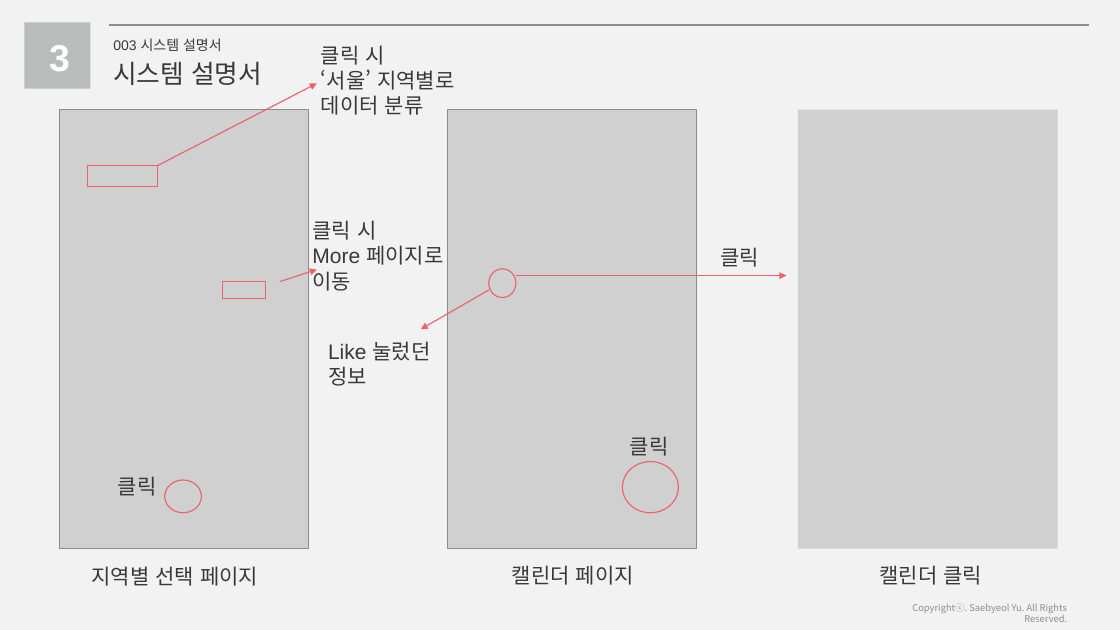
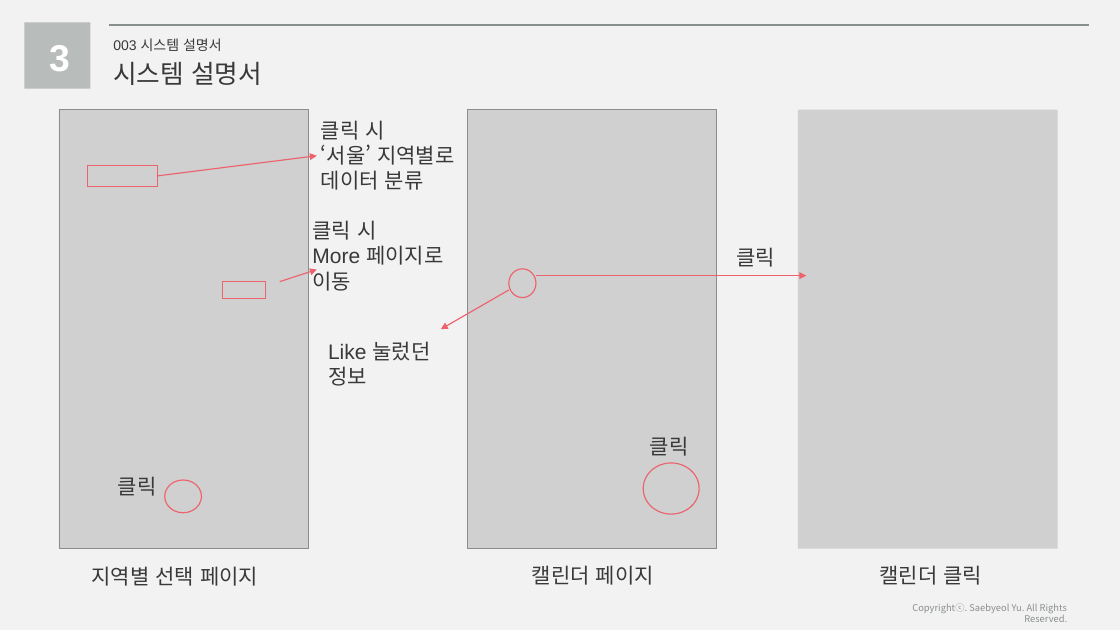
Before and after one commit to whale14/daelimProject, a slide deck: slide 15 of 졸업작품_구현환경 및 시스템 설명서_김다빈, 이상규, 차혜연.pptx. Drawn at 1120x630 pixels with LibreOffice and Linux fonts; fonts in the diff are those of the drawing; grey boxes stand for pictures. Boxes give left, top, right and bottom in pixels: in the first picture for what was removed or moved away, otherwise in the second. Text is boxed around its words. In the diff, an @@ line names an element or a change of style, - is before the commit and + after.

```diff
--- a/졸업작품_구현환경 및 시스템 설명서_김다빈, 이상규, 차혜연.pptx
+++ b/졸업작품_구현환경 및 시스템 설명서_김다빈, 이상규, 차혜연.pptx
@@ text "클릭 시": place and size @@
-text "클릭 시" at <box>321,45,454,115</box>
+text "클릭 시" at <box>321,120,454,190</box>
@@ arrow moved from (158, 166) - (317, 83) to (157, 176) - (317, 155) @@
@@ text "클릭": place and size @@
-text "클릭" at <box>720,247,759,267</box>
+text "클릭" at <box>736,247,775,267</box>
@@ 2 texts, 2 ellipses, 2 arrows, 1 picture: place and size @@
-2 texts, 2 ellipses, 2 arrows, 1 picture at <box>421,110,786,585</box>
+2 texts, 2 ellipses, 2 arrows, 1 picture at <box>441,110,807,585</box>
```
Also in this commit, not shown: 3 other files.
